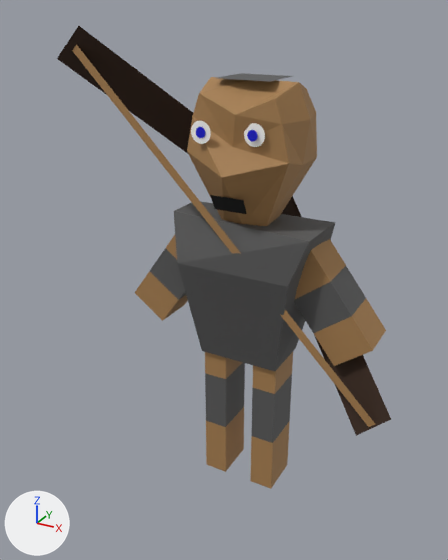
A saved change to the OBJ model KingOfKings/Models/archer1d.obj.
The view is the same before and after, from a camera (50 mm lens) standing at (3.47, -7.07, 6.81) and looking at (-0.51, 0.18, 3.19). The lights are fixed; the arrows at lower left show +X, +Y and +Z. Where no turn or scale is listed for an object, it has been applied to the vertices.
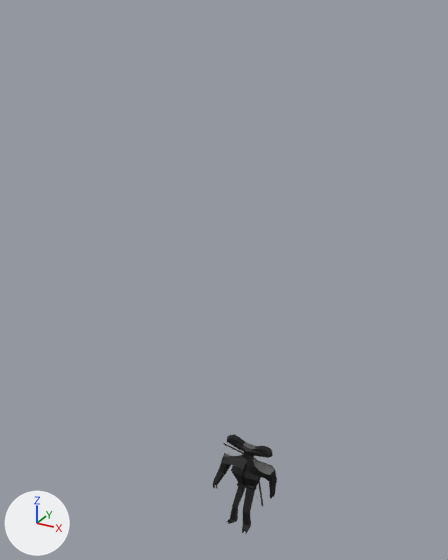
Where the change shows, as pixel boxes (x1, y1, x2, y2) in the pictures (448 x 560 px):
'Cube.001', deleted
    before: (174, 201, 336, 371)
'Cube', recoloured, reshaped (50% narrower, 33% shorter)
    before: (187, 77, 317, 226)
    after: (213, 435, 277, 534)
'Cube.002', deleted
    before: (294, 239, 386, 366)
'Plane.002_Plane.003', deleted
    before: (57, 26, 193, 153)
'Cube.005', deleted
    before: (250, 352, 293, 489)
'Cube.004', deleted
    before: (205, 352, 245, 472)
'Plane.003_Plane.004', deleted (brown)
    before: (72, 44, 375, 427)
'Plane.001_Plane.002', deleted (brown)
    before: (281, 196, 391, 436)
'Cube.003', deleted
    before: (135, 235, 188, 321)
'Plane', deleted (black)
    before: (210, 195, 247, 214)
'Plane.004_Plane.001', deleted
    before: (218, 73, 292, 81)
'Circle.001', deleted
    before: (244, 123, 265, 147)
'Circle', deleted
    before: (191, 121, 211, 144)
'Circle.003', deleted
    before: (247, 130, 258, 141)
'Plane.001_Bow', added
    after: (223, 443, 263, 506)
'Circle.002', deleted
    before: (196, 127, 205, 138)
part 1 of me_cube, added (black)
    after: (213, 435, 277, 534)
part 2 of me_cube, deleted (brown)
    before: (187, 77, 317, 226)

Patch to the scene script:
```diff
--- a/KingOfKings/Models/archer1d.obj.py
+++ b/KingOfKings/Models/archer1d.obj.py
@@ mat_material_001 @@
 mat_material_001 = principled_material('Material.001')
-mat_material_001.base_color = (1.0, 1.0, 1.0)  # white #ffffff
+mat_material_001.base_color = (0.0, 0.0, 0.0)  # black #000000
 mat_material_001.roughness = 0.69
@@ mat_material_002 @@
 mat_material_002 = principled_material('Material.002')
-mat_material_002.base_color = (0.39, 0.213, 0.0793)  # brown #a87f50
+mat_material_002.base_color = (0.0356, 0.014, 0.00252)  # brown #351f08
 mat_material_002.roughness = 0.69
@@ me_cube @@
-me_cube.from_pydata(...)  # 34 vertices, 32 faces; spans x -0.76..0.76, y -0.85..0.73, z 4.19..6.03
-me_cube.materials.append(mat_material_002)  # brown #a87f50
+me_cube.from_pydata(...)  # 378 vertices, 355 faces; spans x -0.49..0.47, y -0.35..0.23, z -0.94..0.6
+# me_cube part 1: 378 vertices added at x -0.49..0.47, y -0.35..0.23, z -0.94..0.6
+# me_cube part 2: 34 vertices removed from x -0.76..0.76, y -0.85..0.73, z 4.19..6.03
+me_cube.materials.append(mat_material_001)  # black #000000
+me_cube.materials.append(mat_material_003)  # dark grey #515151
@@ me_plane_001_bow @@
+me_plane_001_bow.from_pydata([(0.347, -0.113, -0.436), (0.344, -0.113, -0.438), (-0.34, -0.113, 0.517), (-0.343, -0.113, 0.515), (0.013, 0.312, 0.046), (-0.009, 0.312, 0.03), (0.36, -0.12, -0.434), (0.338, -0.12, -0.45), (0.001, 0.346, 0.04), (0.349, -0.086, -0.442), (-0.333, -0.12, 0.527), (-0.355, -0.12, 0.511), (-0.359, -0.12, 0.539)], [], [(0, 1, 3, 2), (8, 5, 7, 9), (4, 8, 9, 6), (12, 11, 5, 8), (10, 12, 8, 4)])
+me_plane_001_bow.materials.append(mat_material_002)  # brown #351f08
@@ ob_circle @@
-ob_circle = bpy.data.objects.new('Circle', me_circle)
@@ ob_circle_001 @@
-ob_circle_001 = bpy.data.objects.new('Circle.001', me_circle_001)
@@ ob_circle_002 @@
-ob_circle_002 = bpy.data.objects.new('Circle.002', me_circle_002)
@@ ob_circle_003 @@
-ob_circle_003 = bpy.data.objects.new('Circle.003', me_circle_003)
@@ ob_cube_001 @@
-ob_cube_001 = bpy.data.objects.new('Cube.001', me_cube_001)
@@ ob_cube_002 @@
-ob_cube_002 = bpy.data.objects.new('Cube.002', me_cube_002)
@@ ob_cube_003 @@
-ob_cube_003 = bpy.data.objects.new('Cube.003', me_cube_003)
@@ ob_cube_004 @@
-ob_cube_004 = bpy.data.objects.new('Cube.004', me_cube_004)
@@ ob_cube_005 @@
-ob_cube_005 = bpy.data.objects.new('Cube.005', me_cube_005)
@@ ob_plane @@
-ob_plane = bpy.data.objects.new('Plane', me_plane)
@@ ob_plane_001_plane_002 @@
-ob_plane_001_plane_002 = bpy.data.objects.new('Plane.001_Plane.002', me_plane_001_plane_002)
@@ ob_plane_002_plane_003 @@
-ob_plane_002_plane_003 = bpy.data.objects.new('Plane.002_Plane.003', me_plane_002_plane_003)
@@ ob_plane_003_plane_004 @@
-ob_plane_003_plane_004 = bpy.data.objects.new('Plane.003_Plane.004', me_plane_003_plane_004)
@@ ob_plane_004_plane_001 @@
-ob_plane_004_plane_001 = bpy.data.objects.new('Plane.004_Plane.001', me_plane_004_plane_001)
@@ ob_plane_001_bow @@
+ob_plane_001_bow = bpy.data.objects.new('Plane.001_Bow', me_plane_001_bow)
+ob_plane_001_bow.location = (0.0, 0.0, 0.0)
```
